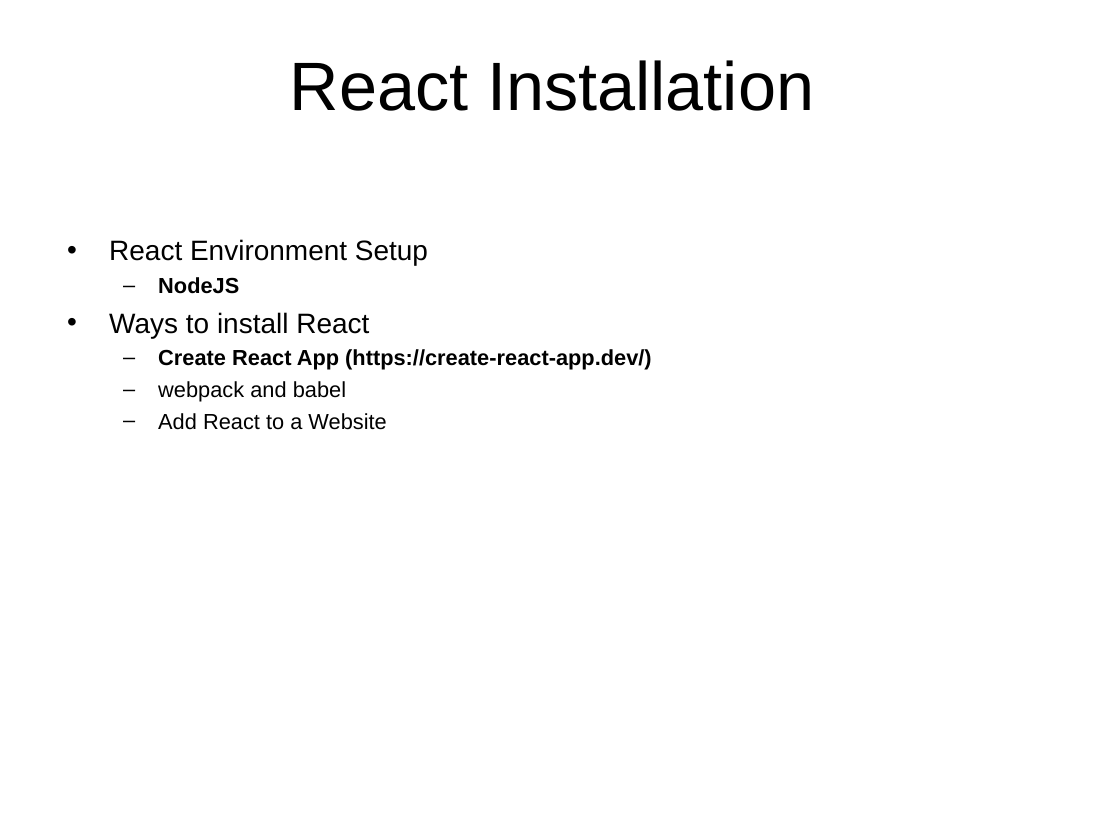
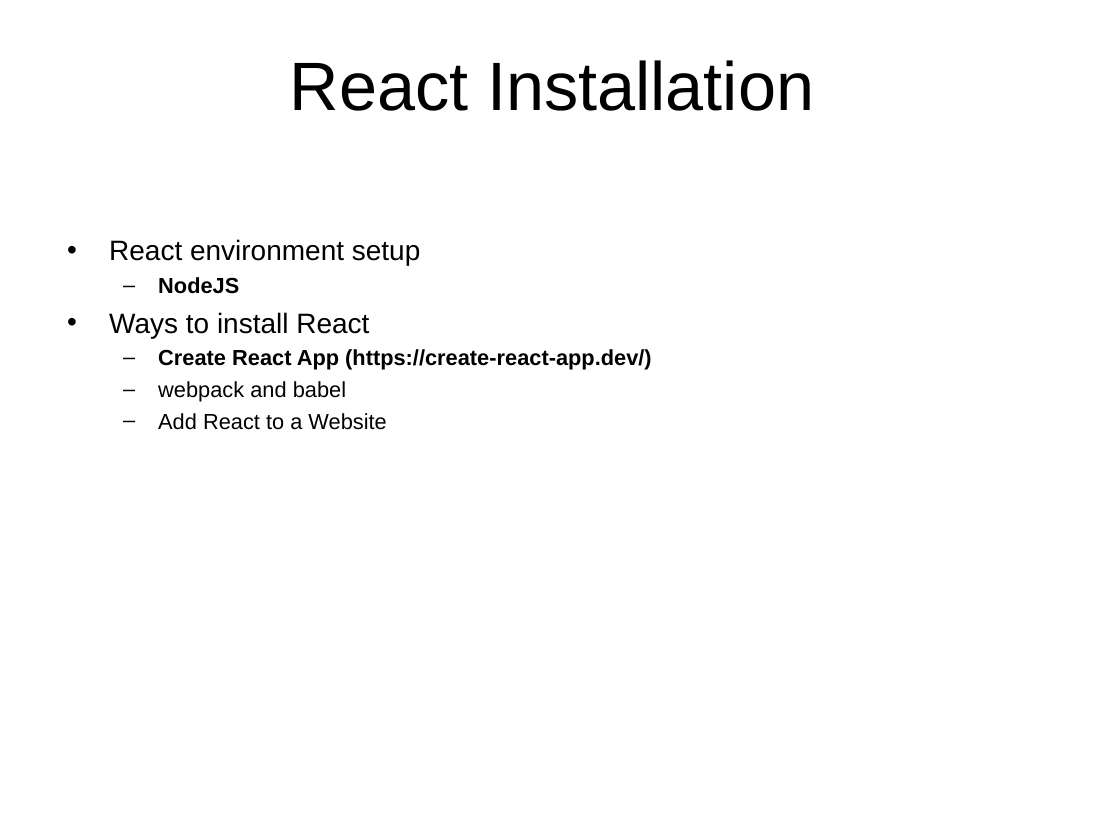
Before and after one commit to thongleclv/reactjs, a slide deck: slide 5 of React Overview.ppt. Drawn at 1120x840 pixels with LibreOffice and Linux fonts; fonts in the diff are those of the drawing; background and template pictures are left out. Boxes give left, top, right and bottom in pixels: in the first picture for what was removed or moved away, otherwise in the second. Text is boxed around its words. In the diff, an @@ line names an element or a change of style, - is before the commit and + after.

```diff
--- a/React Overview.ppt
+++ b/React Overview.ppt
@@ text at (109,239,420,266): text changed @@
-• React Environment Setup
+• React environment setup
```
Also in this commit, not shown: 9 other files.
